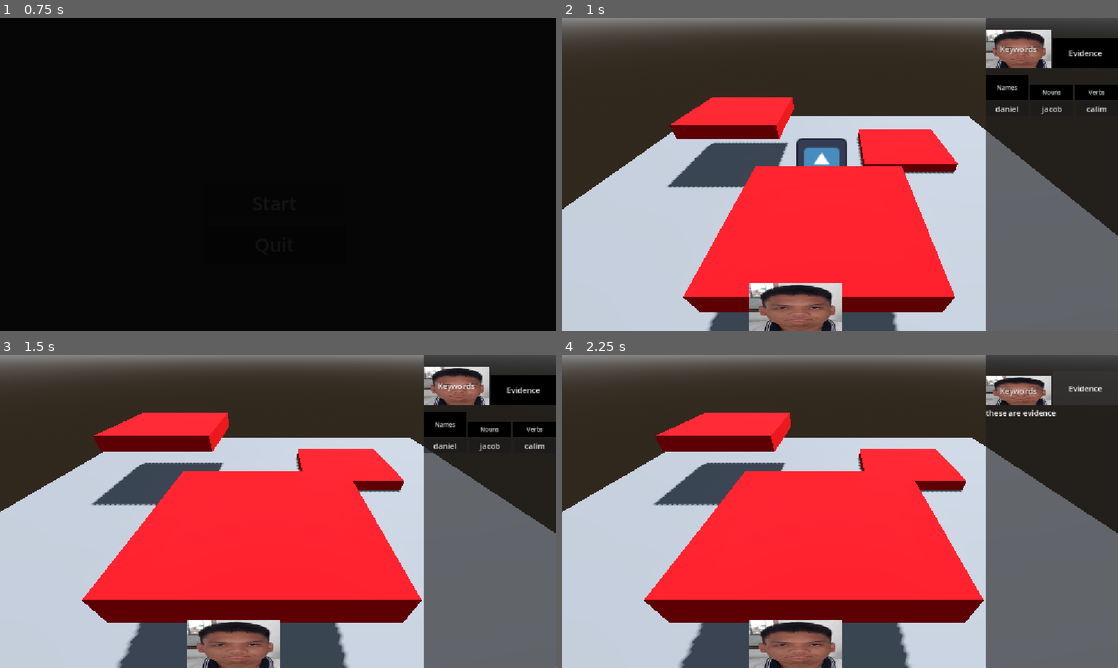
Above: before the commit, frames 1-4 (two rows, left to right).
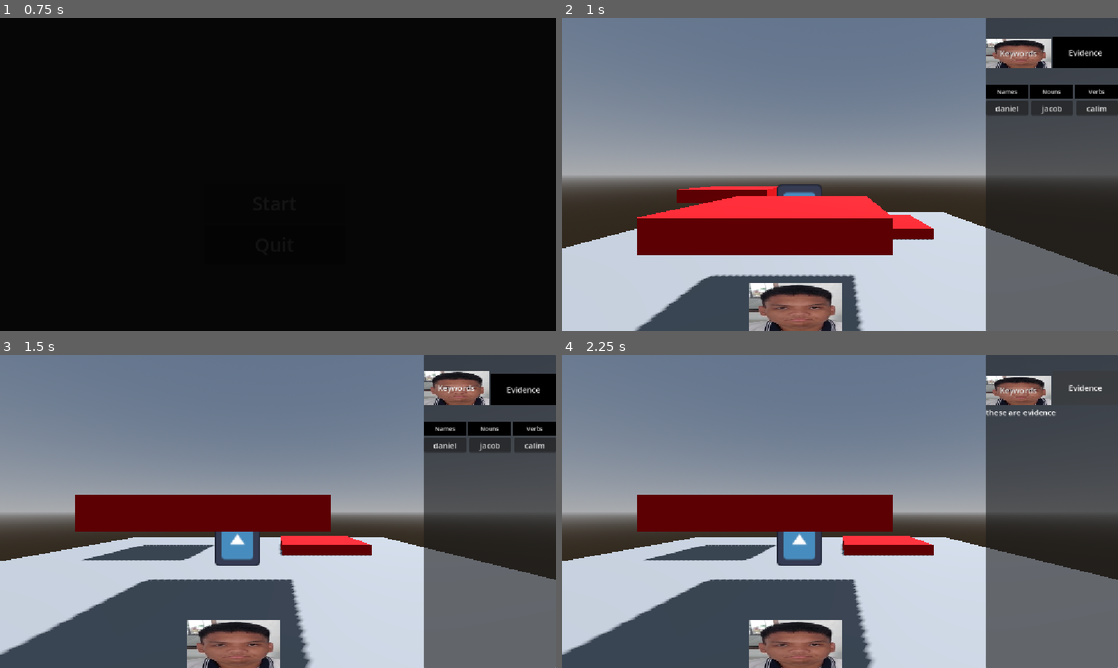
Above: after the commit, the same moments.

Repository: francoisouiz/alexfurrygame
Game: Godot game, scene res://scenes/root.tscn
The game is run twice, just before and just after one commit, with the same random seed, the same clock (stepped at 60 frames per second) and the same inputs. The engine's default icon, where the game draws it, is replaced by a stand-in: a white triangle on a blue panel in a dark square.
Inputs:
- Up to frame 1 (0.75 s): click "Start" at 0.5 s
- Up to frame 2 (1 s): no input
- Up to frame 3 (1.5 s): click "Keywords" at 1.25 s
- Up to frame 4 (2.25 s): click "Evidence" at 2 s

Frame 1 is identical in both runs. In frame 2, 73% of the frame differs, in the area x 0-100%, y 0-100%; in frame 3, 74%; in frame 4, 76%.

Commit message:
refactor: clean scripts

Diff:
--- a/scenes/levels/test_level.tscn
+++ b/scenes/levels/test_level.tscn
@@ -21,7 +21,7 @@
 [node name="TestLevel" type="Node3D" unique_id=97473924]
 
 [node name="Player" parent="." unique_id=392277457 instance=ExtResource("1_jbqir")]
-transform = Transform3D(1, 0, 0, 0, 0.7853208, 0.619089, 0, -0.619089, 0.7853208, 0, 1.7283921, 0)
+transform = Transform3D(1, 0, 0, 0, 1, 8.302927e-05, 0, -8.302927e-05, 1, 0, 1.7283921, 0)
 
 [node name="WorldEnvironment" type="WorldEnvironment" parent="." unique_id=101282993]
 environment = SubResource("Environment_fr1um")
--- a/scenes/player.tscn
+++ b/scenes/player.tscn
@@ -10,7 +10,7 @@
 script = ExtResource("1_g2els")
 
 [node name="Camera3D" type="Camera3D" parent="." unique_id=1786136967]
-transform = Transform3D(1, 0, 0, 0, 1, 0, 0, 0, 1, 0.45927453, -0.27168173, 5.1157002)
+transform = Transform3D(1, 0, 0, 0, 1, 0, 0, 0, 1, 1.1375164, 0.9046021, 5.718478)
 
 [node name="CollisionShape3D" type="CollisionShape3D" parent="." unique_id=961870845]
 shape = SubResource("BoxShape3D_s3x7s")
--- a/scenes/ui/in_game_ui.tscn
+++ b/scenes/ui/in_game_ui.tscn
@@ -2,12 +2,7 @@
 
 [ext_resource type="Script" uid="uid://hcqdn1ltvb38" path="res://scripts/ui/in_game_ui.gd" id="1_8o238"]
 [ext_resource type="Texture2D" uid="uid://bfop1cwyjle2k" path="res://assets/temp/Screenshot 2023-05-28 235047.png" id="1_uyty4"]
-[ext_resource type="Script" uid="uid://t36ug3tx0hto" path="res://scripts/ui/buttons/keyword.gd" id="2_qvqbd"]
-[ext_resource type="Script" uid="uid://bfr06ddrii2hb" path="res://scripts/ui/buttons/tween_component.gd" id="3_3nhwc"]
-[ext_resource type="Script" uid="uid://b10af77hyq1xp" path="res://scripts/ui/buttons/evidence.gd" id="4_5y6qm"]
-[ext_resource type="Script" uid="uid://8b5dfbwqwtsa" path="res://scripts/ui/buttons/names.gd" id="5_3nhwc"]
-[ext_resource type="Script" uid="uid://b16uagweb8xdw" path="res://scripts/ui/buttons/nouns.gd" id="6_5y6qm"]
-[ext_resource type="Script" uid="uid://b8yybkttvh3yg" path="res://scripts/ui/buttons/verbs.gd" id="7_spc33"]
+[ext_resource type="Script" uid="uid://bfr06ddrii2hb" path="res://scripts/ui/tween_component.gd" id="4_3nhwc"]
 [ext_resource type="Script" uid="uid://bfdwmf7nl7olt" path="res://scripts/ui/slots.gd" id="9_s3j3l"]
 [ext_resource type="Script" uid="uid://bwg3vg7l8lqqn" path="res://scripts/ui/grid_slots.gd" id="10_wccuv"]
 
@@ -108,7 +103,7 @@
 anchor_right = 1.0
 anchor_bottom = 1.0
 offset_left = -274.0
-offset_top = 1.0
+offset_bottom = 159.0
 grow_horizontal = 0
 grow_vertical = 2
 
@@ -116,7 +111,7 @@
 custom_minimum_size = Vector2(0, 102.235)
 layout_mode = 2
 
-[node name="Keyword" type="Button" parent="Panel/VBoxContainer/HBoxContainer" unique_id=1760031797 node_paths=PackedStringArray("evidence_button")]
+[node name="Keyword" type="Button" parent="Panel/VBoxContainer/HBoxContainer" unique_id=1760031797]
 custom_minimum_size = Vector2(0, 60)
 layout_mode = 2
 size_flags_horizontal = 3
@@ -126,27 +121,22 @@
 theme_override_styles/pressed = SubResource("StyleBoxTexture_qvqbd")
 theme_override_styles/hover = SubResource("StyleBoxTexture_3nhwc")
 text = "Keywords"
-script = ExtResource("2_qvqbd")
-is_active = true
-evidence_button = NodePath("../Evidence")
 
 [node name="TweenComponent" type="Node" parent="Panel/VBoxContainer/HBoxContainer/Keyword" unique_id=33699195 node_paths=PackedStringArray("parent")]
-script = ExtResource("3_3nhwc")
+script = ExtResource("4_3nhwc")
 orig_custom = 60.0
 parent = NodePath("..")
 
-[node name="Evidence" type="Button" parent="Panel/VBoxContainer/HBoxContainer" unique_id=147584855 node_paths=PackedStringArray("keyword_button")]
+[node name="Evidence" type="Button" parent="Panel/VBoxContainer/HBoxContainer" unique_id=147584855]
 custom_minimum_size = Vector2(0, 60)
 layout_mode = 2
 size_flags_horizontal = 3
 size_flags_vertical = 8
 theme_override_styles/normal = SubResource("StyleBoxFlat_yautc")
 text = "Evidence"
-script = ExtResource("4_5y6qm")
-keyword_button = NodePath("../Keyword")
 
 [node name="TweenComponent" type="Node" parent="Panel/VBoxContainer/HBoxContainer/Evidence" unique_id=268006650 node_paths=PackedStringArray("parent")]
-script = ExtResource("3_3nhwc")
+script = ExtResource("4_3nhwc")
 orig_custom = 60.0
 parent = NodePath("..")
 
@@ -162,11 +152,9 @@
 theme_override_font_sizes/font_size = 12
 theme_override_styles/normal = SubResource("StyleBoxFlat_s3x7s")
 text = "Names"
-script = ExtResource("5_3nhwc")
-is_active = true
 
 [node name="TweenComponent" type="Node" parent="Panel/VBoxContainer/KeywordClasses/Names" unique_id=2072980846 node_paths=PackedStringArray("parent")]
-script = ExtResource("3_3nhwc")
+script = ExtResource("4_3nhwc")
 orig_custom = 30.0
 parent = NodePath("..")
 
@@ -178,10 +166,9 @@
 theme_override_font_sizes/font_size = 12
 theme_override_styles/normal = SubResource("StyleBoxFlat_s3x7s")
 text = "Nouns"
-script = ExtResource("6_5y6qm")
 
 [node name="TweenComponent" type="Node" parent="Panel/VBoxContainer/KeywordClasses/Nouns" unique_id=293934391 node_paths=PackedStringArray("parent")]
-script = ExtResource("3_3nhwc")
+script = ExtResource("4_3nhwc")
 orig_custom = 30.0
 parent = NodePath("..")
 
@@ -193,10 +180,9 @@
 theme_override_font_sizes/font_size = 12
 theme_override_styles/normal = SubResource("StyleBoxFlat_s3x7s")
 text = "Verbs"
-script = ExtResource("7_spc33")
 
 [node name="TweenComponent" type="Node" parent="Panel/VBoxContainer/KeywordClasses/Verbs" unique_id=955908595 node_paths=PackedStringArray("parent")]
-script = ExtResource("3_3nhwc")
+script = ExtResource("4_3nhwc")
 orig_custom = 30.0
 parent = NodePath("..")
 
@@ -248,4 +234,9 @@
 theme_override_styles/normal = SubResource("StyleBoxTexture_5as1l")
 icon_alignment = 2
 
+[connection signal="pressed" from="Panel/VBoxContainer/HBoxContainer/Keyword" to="." method="_on_keyword_pressed"]
+[connection signal="pressed" from="Panel/VBoxContainer/HBoxContainer/Evidence" to="." method="_on_evidence_pressed"]
+[connection signal="pressed" from="Panel/VBoxContainer/KeywordClasses/Names" to="." method="_on_names_pressed"]
+[connection signal="pressed" from="Panel/VBoxContainer/KeywordClasses/Nouns" to="." method="_on_nouns_pressed"]
+[connection signal="pressed" from="Panel/VBoxContainer/KeywordClasses/Verbs" to="." method="_on_verbs_pressed"]
 [connection signal="pressed" from="JournalButton" to="." method="_on_journal_button_pressed"]
--- a/scripts/logic/variables.gd
+++ b/scripts/logic/variables.gd
@@ -1,5 +1,7 @@
 extends Node
 
+var active_first_button: String
+var active_second_button: String
 var name_keywords: Array = ["daniel", "jacob", "calim"]
 var noun_keywords: Array = ["peanits"]
 var verb_keywords: Array = ["sucked"]
--- a/scripts/ui/buttons/evidence.gd
+++ /dev/null
@@ -1,35 +0,0 @@
-extends Button
-
-@export var is_active: bool
-@export var keyword_button: Button
-@onready var keyword_classes: HBoxContainer = $"../../KeywordClasses"
-@onready var evidence_objects: GridContainer = $"../../EvidenceObjects"
-
-signal evidence_pressed
-
-func _ready() -> void:
-	pressed.connect(_on_pressed)
-	keyword_button.keyword_pressed.connect(_on_keyword_pressed)
-
-	if is_active:
-		enable_node(evidence_objects)
-
-func _on_pressed() -> void:
-	if not is_active:
-		evidence_pressed.emit()
-		is_active = true
-		enable_node(evidence_objects)
-
-func _on_keyword_pressed() -> void:
-	is_active = false
-	custom_minimum_size.y = 60
-	disable_node(evidence_objects)
-	enable_node(keyword_classes)
-
-func disable_node(node: Node) -> void:
-	node.process_mode = 4
-	node.hide()
-
-func enable_node(node: Node) -> void:
-	node.process_mode = 0
-	node.show()
--- a/scripts/ui/buttons/keyword.gd
+++ /dev/null
@@ -1,34 +0,0 @@
-extends Button
-
-@export var is_active: bool
-@export var evidence_button: Button
-@onready var keyword_classes: HBoxContainer = $"../../KeywordClasses"
-@onready var evidence_objects: GridContainer = $"../../EvidenceObjects"
-
-signal keyword_pressed
-
-func _ready() -> void:
-	pressed.connect(_on_pressed)
-	evidence_button.evidence_pressed.connect(_on_evidence_pressed)
-
-	if is_active:
-		enable_node(keyword_classes)
-		disable_node(evidence_objects)
-
-func _on_pressed() -> void:
-	if not is_active:
-		keyword_pressed.emit()
-		is_active = true
-
-func _on_evidence_pressed() -> void:
-	is_active = false
-	custom_minimum_size.y = 60
-	disable_node(keyword_classes)
-
-func disable_node(node: Node) -> void:
-	node.process_mode = 4
-	node.hide()
-
-func enable_node(node: Node) -> void:
-	node.process_mode = 0
-	node.show()
--- a/scripts/ui/buttons/names.gd
+++ /dev/null
@@ -1,74 +0,0 @@
-extends Button
-
-@export var is_active: bool
-@onready var keyword: Button = $"../../HBoxContainer/Keyword"
-@onready var keyword_names: GridContainer = $"../../KeywordNames"
-@onready var keyword_nouns: GridContainer = $"../../KeywordNouns"
-@onready var keyword_verbs: GridContainer = $"../../KeywordVerbs"
-@onready var nouns: Button = $"../Nouns"
-@onready var verbs: Button = $"../Verbs"
-@onready var evidence: Button = $"../../HBoxContainer/Evidence"
-var KEYWORD_TEXTS: PackedScene = preload("uid://2e02bl5vknkv")
-
-signal names_pressed
-
-func _ready() -> void:
-	pressed.connect(_on_pressed)
-	keyword.keyword_pressed.connect(_on_keyword_pressed)
-	nouns.nouns_pressed.connect(_on_nouns_pressed)
-	verbs.verbs_pressed.connect(_on_verbs_pressed)
-	evidence.evidence_pressed.connect(_on_evidence_pressed)
-
-	if is_active:
-		enable_node(keyword_names)
-		for keyword: String in Variables.name_keywords:
-			add_name(keyword)
-		disable_node(keyword_nouns)
-		disable_node(keyword_verbs)
-
-func _on_pressed() -> void:
-	if not is_active:
-		names_pressed.emit()
-		is_active = true
-
-		var nouns: Array = keyword_names.get_children()
-		var temp: Array = []
-		for node: Node in nouns:
-			temp.append(node.text)
-		for keyword: String in Variables.name_keywords:
-			if keyword not in temp:
-				add_name(keyword)
-
-func _on_keyword_pressed() -> void:
-	if is_active:
-		enable_node(keyword_names)
-
-func _on_nouns_pressed() -> void:
-	is_active = false
-	custom_minimum_size.y = 30
-	disable_node(keyword_names)
-	enable_node(keyword_nouns)
-
-func _on_verbs_pressed() -> void:
-	is_active = false
-	custom_minimum_size.y = 30
-	disable_node(keyword_names)
-	enable_node(keyword_verbs)
-
-func _on_evidence_pressed() -> void:
-	if is_active:
-		disable_node(keyword_names)
-
-func add_name(keyword: String) -> void:
-	var new_keyword: Button = KEYWORD_TEXTS.instantiate()
-	new_keyword.text = keyword
-	new_keyword.type = "name"
-	keyword_names.add_child(new_keyword)
-
-func disable_node(node: Node) -> void:
-	node.process_mode = 4
-	node.hide()
-
-func enable_node(node: Node) -> void:
-	node.process_mode = 0
-	node.show()
--- a/scripts/ui/buttons/nouns.gd
+++ /dev/null
@@ -1,72 +0,0 @@
-extends Button
-
-@export var is_active: bool
-@onready var keyword: Button = $"../../HBoxContainer/Keyword"
-@onready var keyword_names: GridContainer = $"../../KeywordNames"
-@onready var keyword_nouns: GridContainer = $"../../KeywordNouns"
-@onready var keyword_verbs: GridContainer = $"../../KeywordVerbs"
-@onready var names: Button = $"../Names"
-@onready var verbs: Button = $"../Verbs"
-@onready var evidence: Button = $"../../HBoxContainer/Evidence"
-var KEYWORD_TEXTS: PackedScene = preload("uid://2e02bl5vknkv")
-
-signal nouns_pressed
-
-func _ready() -> void:
-	pressed.connect(_on_pressed)
-	keyword.keyword_pressed.connect(_on_keyword_pressed)
-	names.names_pressed.connect(_on_names_pressed)
-	verbs.verbs_pressed.connect(_on_verbs_pressed)
-	evidence.evidence_pressed.connect(_on_evidence_pressed)
-
-	if is_active:
-		enable_node(keyword_nouns)
-		disable_node(keyword_names)
-		disable_node(keyword_verbs)
-
-func _on_pressed() -> void:
-	if not is_active:
-		nouns_pressed.emit()
-		is_active = true
-
-		var nouns: Array = keyword_nouns.get_children()
-		var temp: Array = []
-		for node: Node in nouns:
-			temp.append(node.text)
-		for keyword: String in Variables.noun_keywords:
-			if keyword not in temp:
-				add_noun(keyword)
-
-func _on_keyword_pressed() -> void:
-	if is_active:
-		enable_node(keyword_nouns)
-
-func _on_names_pressed() -> void:
-	is_active = false
-	custom_minimum_size.y = 30
-	disable_node(keyword_nouns)
-	enable_node(keyword_names)
-
-func _on_verbs_pressed() -> void:
-	is_active = false
-	custom_minimum_size.y = 30
-	disable_node(keyword_nouns)
-	enable_node(keyword_verbs)
-
-func _on_evidence_pressed() -> void:
-	if is_active:
-		disable_node(keyword_nouns)
-
-func add_noun(keyword: String) -> void:
-	var new_keyword: Button = KEYWORD_TEXTS.instantiate()
-	new_keyword.text = keyword
-	new_keyword.type = "noun"
-	keyword_nouns.add_child(new_keyword)
-
-func disable_node(node: Node) -> void:
-	node.process_mode = 4
-	node.hide()
-
-func enable_node(node: Node) -> void:
-	node.process_mode = 0
-	node.show()
--- a/scripts/ui/buttons/verbs.gd
+++ /dev/null
@@ -1,72 +0,0 @@
-extends Button
-
-@export var is_active: bool
-@onready var keyword: Button = $"../../HBoxContainer/Keyword"
-@onready var keyword_names: GridContainer = $"../../KeywordNames"
-@onready var keyword_nouns: GridContainer = $"../../KeywordNouns"
-@onready var keyword_verbs: GridContainer = $"../../KeywordVerbs"
-@onready var names: Button = $"../Names"
-@onready var nouns: Button = $"../Nouns"
-@onready var evidence: Button = $"../../HBoxContainer/Evidence"
-var KEYWORD_TEXTS: PackedScene = preload("uid://2e02bl5vknkv")
-
-signal verbs_pressed
-
-func _ready() -> void:
-	pressed.connect(_on_pressed)
-	keyword.keyword_pressed.connect(_on_keyword_pressed)
-	names.names_pressed.connect(_on_names_pressed)
-	nouns.nouns_pressed.connect(_on_nouns_pressed)
-	evidence.evidence_pressed.connect(_on_evidence_pressed)
-
-	if is_active:
-		enable_node(keyword_verbs)
-		disable_node(keyword_names)
-		disable_node(keyword_nouns)
-
-func _on_pressed() -> void:
-	if not is_active:
-		verbs_pressed.emit()
-		is_active = true
-
-		var verbs: Array = keyword_verbs.get_children()
-		var temp: Array = []
-		for node: Node in verbs:
-			temp.append(node.text)
-		for keyword: String in Variables.verb_keywords:
-			if keyword not in temp:
-				add_verb(keyword)
-
-func _on_keyword_pressed() -> void:
-	if is_active:
-		enable_node(keyword_verbs)
-
-func _on_names_pressed() -> void:
-	is_active = false
-	custom_minimum_size.y = 30
-	disable_node(keyword_verbs)
-	enable_node(keyword_names)
-
-func _on_nouns_pressed() -> void:
-	is_active = false
-	custom_minimum_size.y = 30
-	disable_node(keyword_verbs)
-	enable_node(keyword_nouns)
-
-func _on_evidence_pressed() -> void:
-	if is_active:
-		disable_node(keyword_verbs)
-
-func add_verb(keyword: String) -> void:
-	var new_keyword: Button = KEYWORD_TEXTS.instantiate()
-	new_keyword.text = keyword
-	new_keyword.type = "verb"
-	keyword_verbs.add_child(new_keyword)
-
-func disable_node(node: Node) -> void:
-	node.process_mode = 4
-	node.hide()
-
-func enable_node(node: Node) -> void:
-	node.process_mode = 0
-	node.show()
--- a/scripts/ui/in_game_ui.gd
+++ b/scripts/ui/in_game_ui.gd
@@ -1,11 +1,29 @@
 extends CanvasLayer
 
 @onready var journal: Panel = $Journal
+@onready var keyword: Button = $Panel/VBoxContainer/HBoxContainer/Keyword
+@onready var evidence: Button = $Panel/VBoxContainer/HBoxContainer/Evidence
 
+@onready var keyword_classes: HBoxContainer = $Panel/VBoxContainer/KeywordClasses
+@onready var names: Button = $Panel/VBoxContainer/KeywordClasses/Names
+@onready var nouns: Button = $Panel/VBoxContainer/KeywordClasses/Nouns
+@onready var verbs: Button = $Panel/VBoxContainer/KeywordClasses/Verbs
+
+@onready var keyword_names: GridContainer = $Panel/VBoxContainer/KeywordNames
+@onready var keyword_nouns: GridContainer = $Panel/VBoxContainer/KeywordNouns
+@onready var keyword_verbs: GridContainer = $Panel/VBoxContainer/KeywordVerbs
+
+@onready var evidence_objects: GridContainer = $Panel/VBoxContainer/EvidenceObjects
+
+var KEYWORD_TEXTS: PackedScene = preload("uid://2e02bl5vknkv")
 var is_journalling: bool = false
+var unlocked_words: Array[String] = []
 
 func _ready() -> void:
+	_on_keyword_pressed()
+	_on_names_pressed()
 	disable_node(journal)
+	disable_node(evidence_objects)
 
 func _on_journal_button_pressed() -> void:
 	is_journalling = not is_journalling
@@ -21,3 +39,96 @@
 func enable_node(node: Node) -> void:
 	node.process_mode = 0
 	node.show()
+
+func _on_keyword_pressed() -> void:
+	Variables.active_first_button = "keyword"
+	evidence.custom_minimum_size.y = 60
+	disable_node(evidence_objects)
+	enable_node(keyword_classes)
+
+	match Variables.active_second_button:
+		"names":
+			enable_node(keyword_names)
+		"nouns":
+			enable_node(keyword_nouns)
+		"verbs":
+			enable_node(keyword_verbs)
+
+func _on_evidence_pressed() -> void:
+	Variables.active_first_button = "evidence"
+	enable_node(evidence_objects)
+	keyword.custom_minimum_size.y = 60
+	disable_node(keyword_classes)
+
+	match Variables.active_second_button:
+		"names":
+			disable_node(keyword_names)
+		"nouns":
+			disable_node(keyword_nouns)
+		"verbs":
+			disable_node(keyword_verbs)
+
+func _on_names_pressed() -> void:
+	Variables.active_second_button = "names"
+	enable_node(keyword_names)
+
+	nouns.custom_minimum_size.y = 30
+	disable_node(keyword_nouns)
+	verbs.custom_minimum_size.y = 30
+	disable_node(keyword_verbs)
+
+	var node_names: Array[Node] = keyword_names.get_children()
+	var temp: Array[String] = []
+	for node: Node in node_names:
+		temp.append(node.text)
+	for keyword: String in Variables.name_keywords:
+		if keyword not in temp and keyword not in unlocked_words:
+			var new_keyword: Button = KEYWORD_TEXTS.instantiate()
+			new_keyword.text = keyword
+			new_keyword.type = "name"
+			unlocked_words.append(keyword)
+			keyword_names.add_child(new_keyword)
+
+
+func _on_nouns_pressed() -> void:
+	Variables.active_second_button = "nouns"
+	enable_node(keyword_nouns)
+
+	names.custom_minimum_size.y = 30
+	disable_node(keyword_names)
+	verbs.custom_minimum_size.y = 30
+	disable_node(keyword_verbs)
+
+	var node_nouns: Array[Node] = keyword_nouns.get_children()
+	var temp: Array[String] = []
+	for node: Node in node_nouns:
+		temp.append(node.text)
+	for keyword: String in Variables.noun_keywords:
+		if keyword not in temp and keyword not in unlocked_words:
+			var new_keyword: Button = KEYWORD_TEXTS.instantiate()
+			new_keyword.text = keyword
+			new_keyword.type = "noun"
+			unlocked_words.append(keyword)
+			keyword_nouns.add_child(new_keyword)
+
+
+func _on_verbs_pressed() -> void:
+	Variables.active_second_button = "verbs"
+	enable_node(keyword_verbs)
+
+	names.custom_minimum_size.y = 30
+	disable_node(keyword_names)
+	nouns.custom_minimum_size.y = 30
+	disable_node(keyword_nouns)
+
+	var node_verbs: Array[Node] = keyword_verbs.get_children()
+	var temp: Array[String] = []
+	for node: Node in node_verbs:
+		temp.append(node.text)
+	for keyword: String in Variables.verb_keywords:
+		if keyword not in temp and keyword not in unlocked_words:
+			var new_keyword: Button = KEYWORD_TEXTS.instantiate()
+			new_keyword.text = keyword
+			new_keyword.type = "verb"
+			unlocked_words.append(keyword)
+			keyword_verbs.add_child(new_keyword)
--- a/scripts/ui/buttons/tween_component.gd
+++ b/scripts/ui/tween_component.gd
@@ -4,7 +4,6 @@
 @export var orig_custom: float
 @export var pressed_scale: Vector2 = Vector2(0.9, 0.9)
 @export var parent: Button
-
 var current_tween: Tween
 
 func _ready() -> void:
@@ -13,24 +12,19 @@
 	parent.mouse_exited.connect(_on_mouse_exited)
 	parent.pressed.connect(_on_pressed)
 
-	if parent.is_active:
-		parent.custom_minimum_size.y += hover_addon
-
 func _kill_tween() -> void:
 	if current_tween and current_tween.is_running():
 		current_tween.kill()
 
 func _on_mouse_entered() -> void:
-	if not parent.is_active:
-		_kill_tween()
-		current_tween = create_tween()
-		current_tween.tween_property(parent, "custom_minimum_size", Vector2(parent.custom_minimum_size.x, parent.custom_minimum_size.y + hover_addon), 0.1).set_trans(Tween.TRANS_SINE)
+	_kill_tween()
+	current_tween = create_tween()
+	current_tween.tween_property(parent, "custom_minimum_size", Vector2(parent.custom_minimum_size.x, parent.custom_minimum_size.y + hover_addon), 0.1).set_trans(Tween.TRANS_SINE)
 
 func _on_mouse_exited() -> void:
-	if not parent.is_active:
-		_kill_tween()
-		current_tween = create_tween()
-		current_tween.tween_property(parent, "custom_minimum_size", Vector2(parent.custom_minimum_size.x, orig_custom), 0.1).set_trans(Tween.TRANS_SINE)
+	_kill_tween()
+	current_tween = create_tween()
+	current_tween.tween_property(parent, "custom_minimum_size", Vector2(parent.custom_minimum_size.x, orig_custom), 0.1).set_trans(Tween.TRANS_SINE)
 
 func _on_pressed() -> void:
 	_kill_tween()
Not shown, removed: scripts/ui/buttons/evidence.gd.uid
Not shown, removed: scripts/ui/buttons/keyword.gd.uid
Not shown, removed: scripts/ui/buttons/names.gd.uid
Not shown, removed: scripts/ui/buttons/nouns.gd.uid
Not shown, removed: scripts/ui/buttons/verbs.gd.uid
Renamed: scripts/ui/buttons/tween_component.gd.uid -> scripts/ui/tween_component.gd.uid
